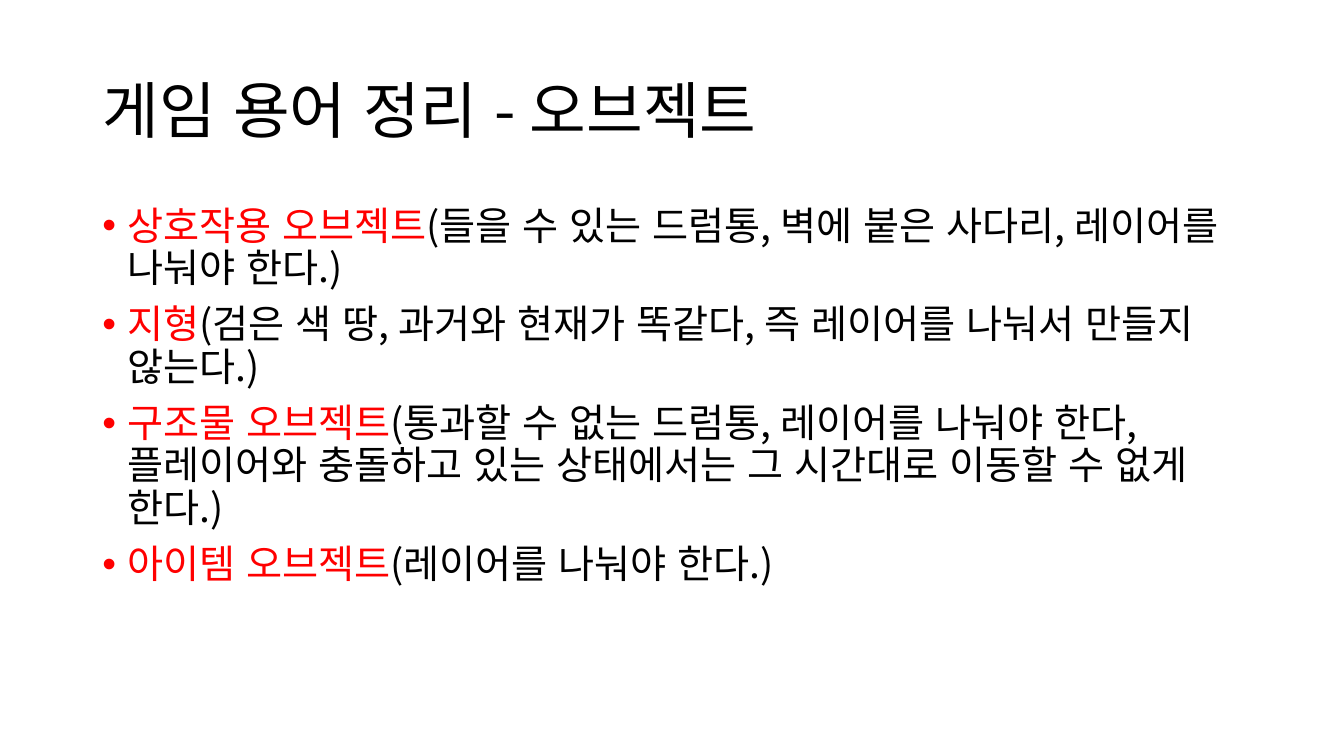
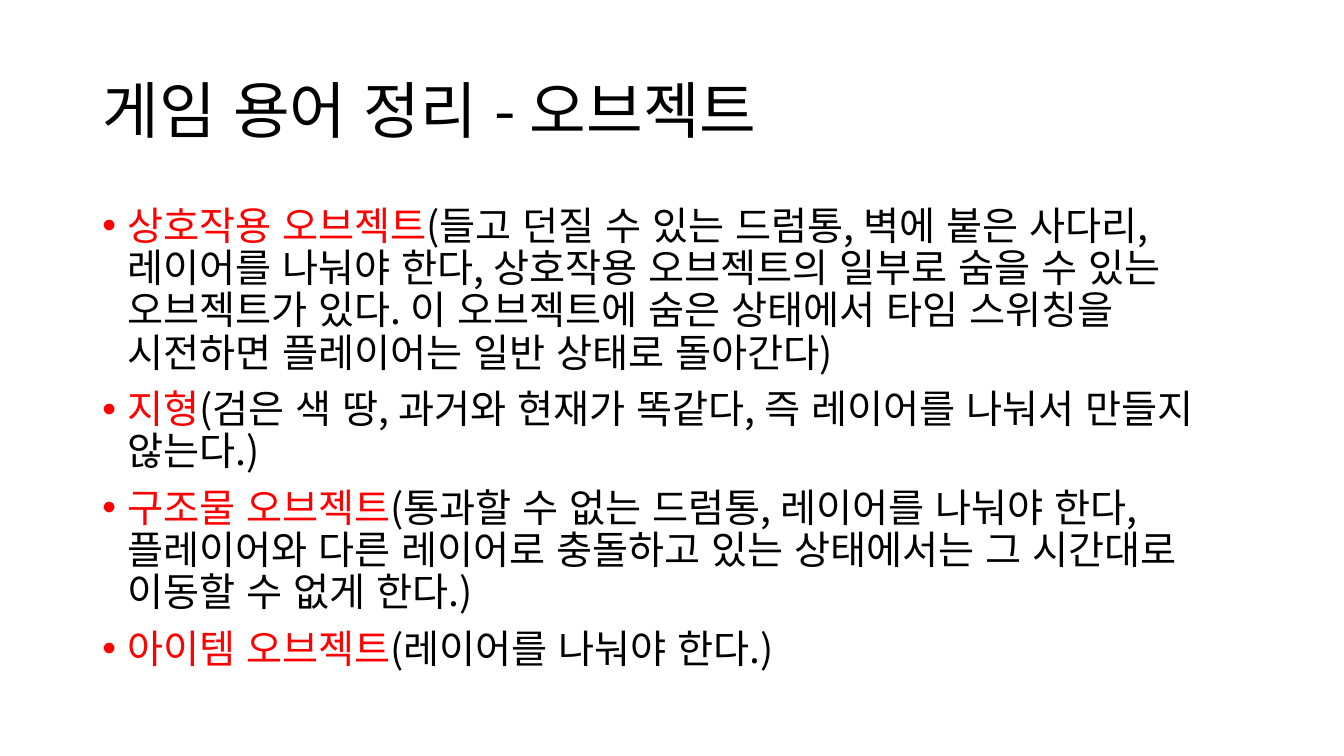
Before and after one commit to JSungMin/MomentFlow05, a slide deck: slide 10 of Documents/기획/시스템기획/게임플레이기획_시스템.pptx. Drawn at 1344x756 pixels with LibreOffice and Linux fonts; fonts in the diff are those of the drawing. Boxes give left, top, right and bottom in pixels: in the first picture for what was removed or moved away, otherwise in the second. Text is boxed around its words. In the diff, an @@ line names an element or a change of style, - is before the commit and + after.

```diff
--- a/Documents/기획/시스템기획/게임플레이기획_시스템.pptx
+++ b/Documents/기획/시스템기획/게임플레이기획_시스템.pptx
@@ text at [128,207,1160,375]: text changed @@
-• 상호작용 오브젝트(들을 수 있는 드럼통, 벽에 붙은 사다리, 레이어를 나눠야 한다.)
+• 상호작용 오브젝트(들고 던질 수 있는 드럼통, 벽에 붙은 사다리, 레이어를 나눠야 한다, 상호작용 오브젝트의 일부로 숨을 수 있는 오브젝트가 있다. 이 오브젝트에 숨은 상태에서 타임 스위칭을 시전하면 플레이어는 일반 상태로 돌아간다)
@@ text at [128,489,1177,614]: text changed @@
-• 구조물 오브젝트(통과할 수 없는 드럼통, 레이어를 나눠야 한다, 플레이어와 충돌하고 있는 상태에서는 그 시간대로 이동할 수 없게 한다.)
+• 구조물 오브젝트(통과할 수 없는 드럼통, 레이어를 나눠야 한다, 플레이어와 다른 레이어로 충돌하고 있는 상태에서는 그 시간대로 이동할 수 없게 한다.)
```
Also in this commit, not shown: 1 other slide changed, 2 slides added, 40 other files.
